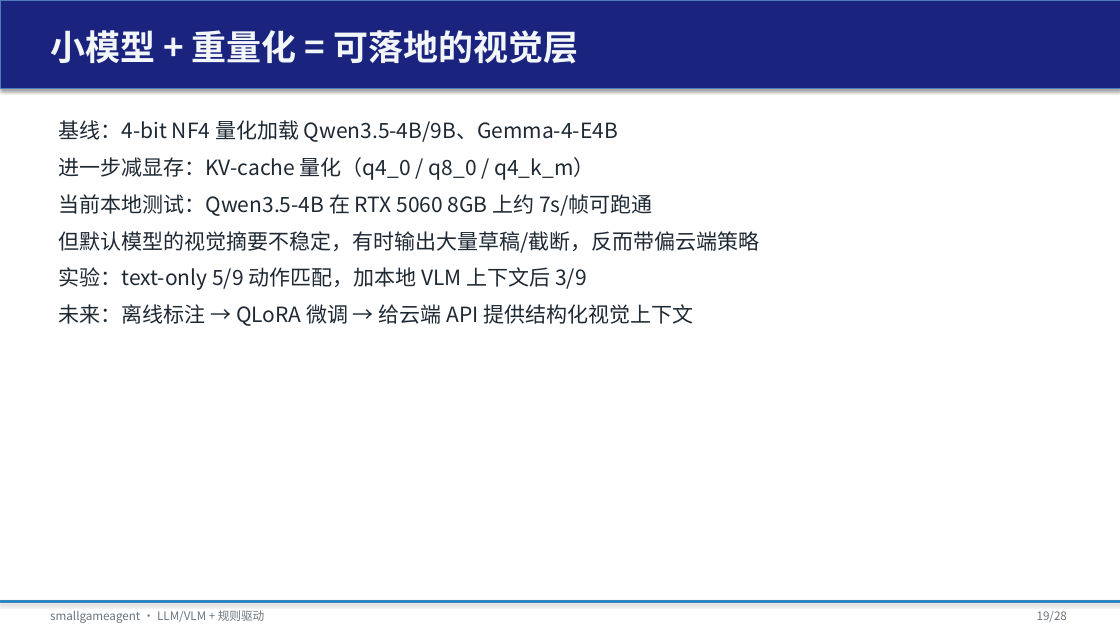
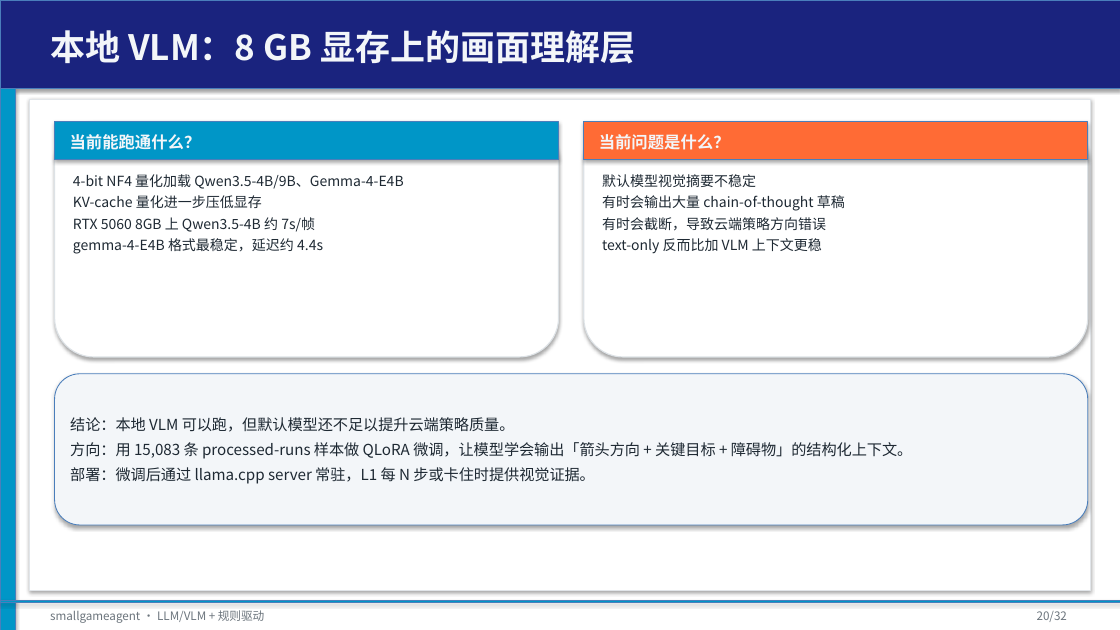
Before and after one commit to tzhazuma/smallgameagent, a slide deck: slide 20 of reports/smallgameagent_report.pptx (slide 19 before the commit). Drawn at 1120x630 pixels with LibreOffice and Linux fonts; fonts in the diff are those of the drawing. Boxes give left, top, right and bottom in pixels: in the first picture for what was removed or moved away, otherwise in the second. Text is boxed around its words. In the diff, an @@ line names an element or a change of style, - is before the commit and + after.

```diff
--- a/reports/smallgameagent_report.pptx
+++ b/reports/smallgameagent_report.pptx
@@ text at box(50, 30, 635, 64): text changed @@
-小模型 + 重量化 = 可落地的视觉层
+本地 VLM：8 GB 显存上的画面理解层
@@ rectangle added at box(0, 88, 15, 630), fill #0096C7, outline #4B7EBC 0.75 pt @@
@@ rectangle added at box(29, 99, 1091, 591), fill #FFFFFF, outline #E1E5E9 1 pt @@
@@ rounded rectangle added at box(55, 122, 559, 357), fill #FFFFFF, outline #DDE2E6 1 pt @@
@@ rectangle added at box(55, 122, 559, 160), fill #0096C7, outline #4B7EBC 0.75 pt @@
@@ text removed at box(59, 120, 760, 326) @@
-基线：4-bit NF4 量化加载 Qwen3.5-4B/9B、Gemma-4-E4B
-进一步减显存：KV-cache 量化（q4_0 / q8_0 / q4_k_m）
-当前本地测试：Qwen3.5-4B 在 RTX 5060 8GB 上约 7s/帧可跑通
-但默认模型的视觉摘要不稳定，有时输出大量草稿/截断，反而带偏云端策略
-实验：text-only 5/9 动作匹配，加本地 VLM 上下文后 3/9
-未来：离线标注 → QLoRA 微调 → 给云端 API 提供结构化视觉上下文
@@ text added at box(70, 134, 201, 150), 14 pt, text #F3F6F9, bold @@
+当前能跑通什么？
@@ rounded rectangle added at box(584, 122, 1088, 357), fill #FFFFFF, outline #DDE2E6 1 pt @@
@@ rectangle added at box(584, 122, 1088, 160), fill #FF6B35, outline #4B7EBC 0.75 pt @@
@@ text added at box(599, 134, 730, 150), 14 pt, text #F3F6F9, bold @@
+当前问题是什么？
@@ text added at box(73, 174, 403, 254), 12 pt, text #1E2933 @@
+4-bit NF4 量化加载 Qwen3.5-4B/9B、Gemma-4-E4B
+KV-cache 量化进一步压低显存
+RTX 5060 8GB 上 Qwen3.5-4B 约 7s/帧
+gemma-4-E4B 格式最稳定，延迟约 4.4s
@@ text added at box(602, 174, 845, 254), 12 pt, text #1E2933 @@
+默认模型视觉摘要不稳定
+有时会输出大量 chain-of-thought 草稿
+有时会截断，导致云端策略方向错误
+text-only 反而比加 VLM 上下文更稳
@@ rounded rectangle added at box(55, 374, 1088, 525), fill #F3F6F9, outline #4B7EBC 0.75 pt, 13 pt, text #1E2933 @@
+结论：本地 VLM 可以跑，但默认模型还不足以提升云端策略质量。
+方向：用 15,083 条 processed-runs 样本做 QLoRA 微调，让模型学会输出「箭头方向 + 关键目标 + 障碍物」的结构化上下文。
+部署：微调后通过 llama.cpp server 常驻，L1 每 N 步或卡住时提供视觉证据。
@@ text at box(1037, 611, 1067, 622): text changed @@
-19/28
+20/32
```
Also in this commit, not shown: 26 other slides changed, 5 slides added, 1 slide removed, 8 other files.
